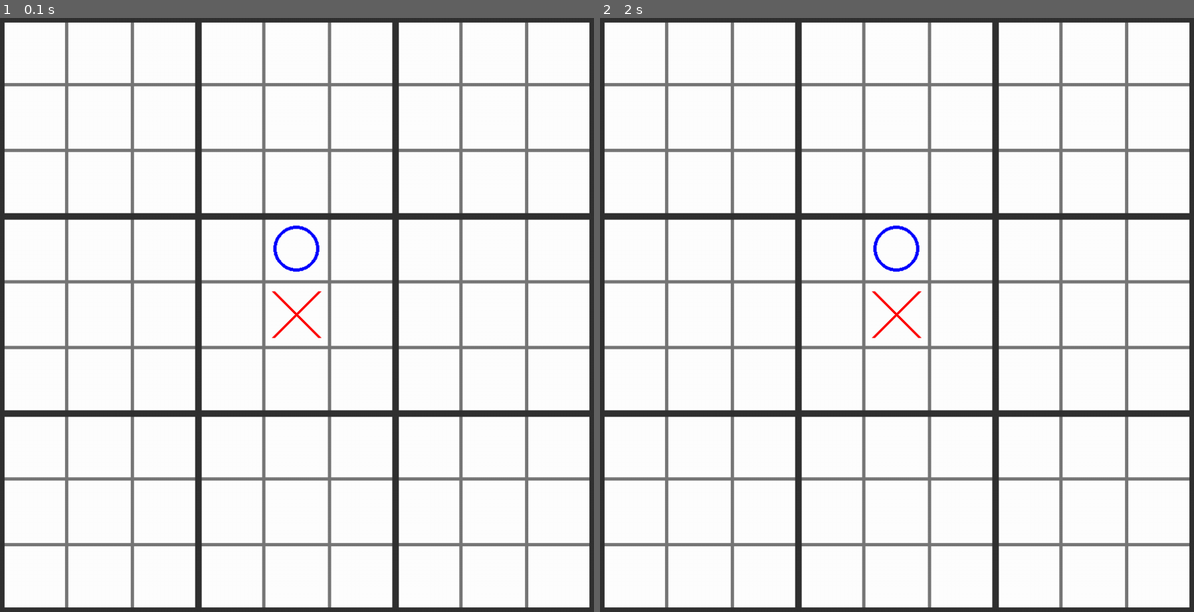
Above: before the commit, frames 1-2 (left to right).
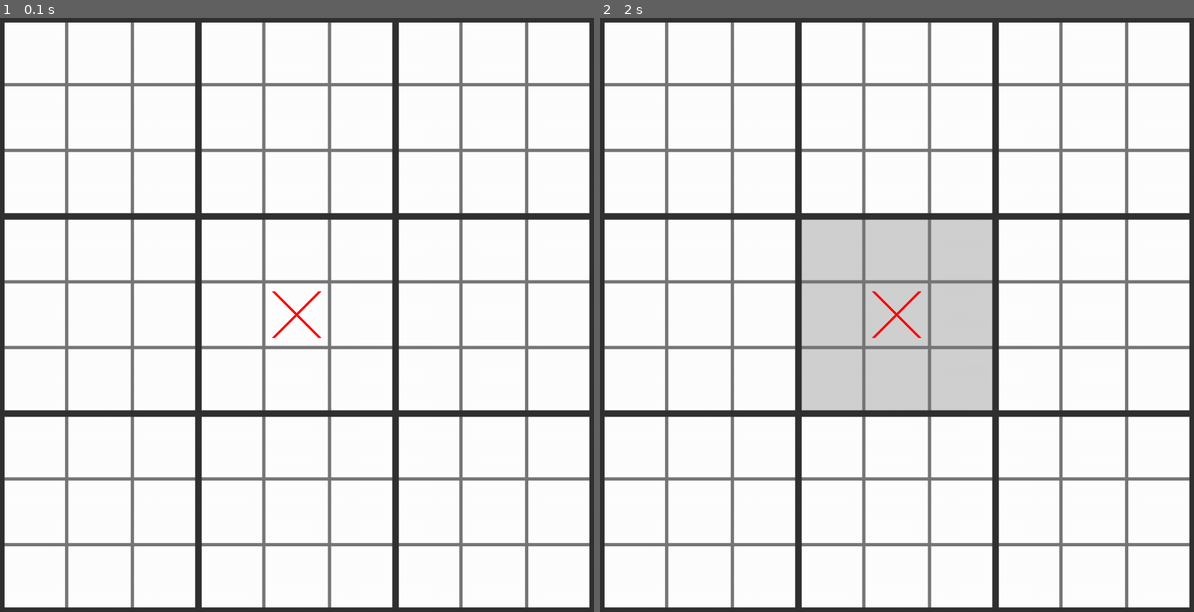
Above: after the commit, the same moments.

Repository: JosselinSomervilleRoberts/UltimateTicTacToe-RL
Game: pygame game, started from pygame_2d.py
Two runs of this game, one before a commit and one after it. Both use one fixed random seed, a clock stepped at 60 frames per second and the inputs below.
Inputs:
- Up to frame 1 (0.1 s): no input
- Up to frame 2 (2 s): no input

The runs differ from the first frame. In frame 1, 0.1% of the frame differs, in the area x 45-54%, y 34-43%; in frame 2, 9.4%, in the area x 34-66%, y 34-66%.

Commit message:
Add blinking to see possible moves

Diff:
--- a/pygame_2d.py
+++ b/pygame_2d.py
@@ -1,6 +1,9 @@
 import pygame
 import time
 import numpy as np
+
+def current_milli_time():
+    return round(time.time() * 1000)
 
 start_time = time.time()
 pygame.init()
@@ -22,6 +25,9 @@
     WIDTH_PLAYER_2 = 5
     COLOR_BACKGROUND_PLAYER_1 = (255, 150, 150)
     COLOR_BACKGROUND_PLAYER_2 = (150, 150, 255)
+
+    COLOR_BACKGROUND_AVAILABLE = (210,210,210)
+    TIME_BLINK_AVAILABLE = 500 # ms
 
 
     def checkWinBoard(grid):
@@ -118,7 +124,7 @@
         py += 0.5 * self.getSizeSmallCell()
         return (px, py)
 
-    def draw(self):
+    def draw(self, blinkAvailableCells = True):
         # Large grid background
         s = self.getSizeLargeCell()
         for ix in range(3):
@@ -130,6 +136,10 @@
                     color = self.COLOR_BACKGROUND_PLAYER_1
                 elif gridValue == 2:
                     color = self.COLOR_BACKGROUND_PLAYER_2
+                elif blinkAvailableCells: # Blink possible moves
+                    if self.possible[ix][iy]:
+                        if current_milli_time() % Board.TIME_BLINK_AVAILABLE > 0.5 * Board.TIME_BLINK_AVAILABLE:
+                            color = Board.COLOR_BACKGROUND_AVAILABLE
                 pygame.draw.rect(screen, color, (pos[0], pos[1], pos[0] + s, pos[1] + s))
 
         # Small grid lines
@@ -162,7 +172,6 @@
 
 board = Board()
 board.play(1,1,1,1)
-board.play(1,1,1,0)
 
 if __name__ == '__main__':
 
